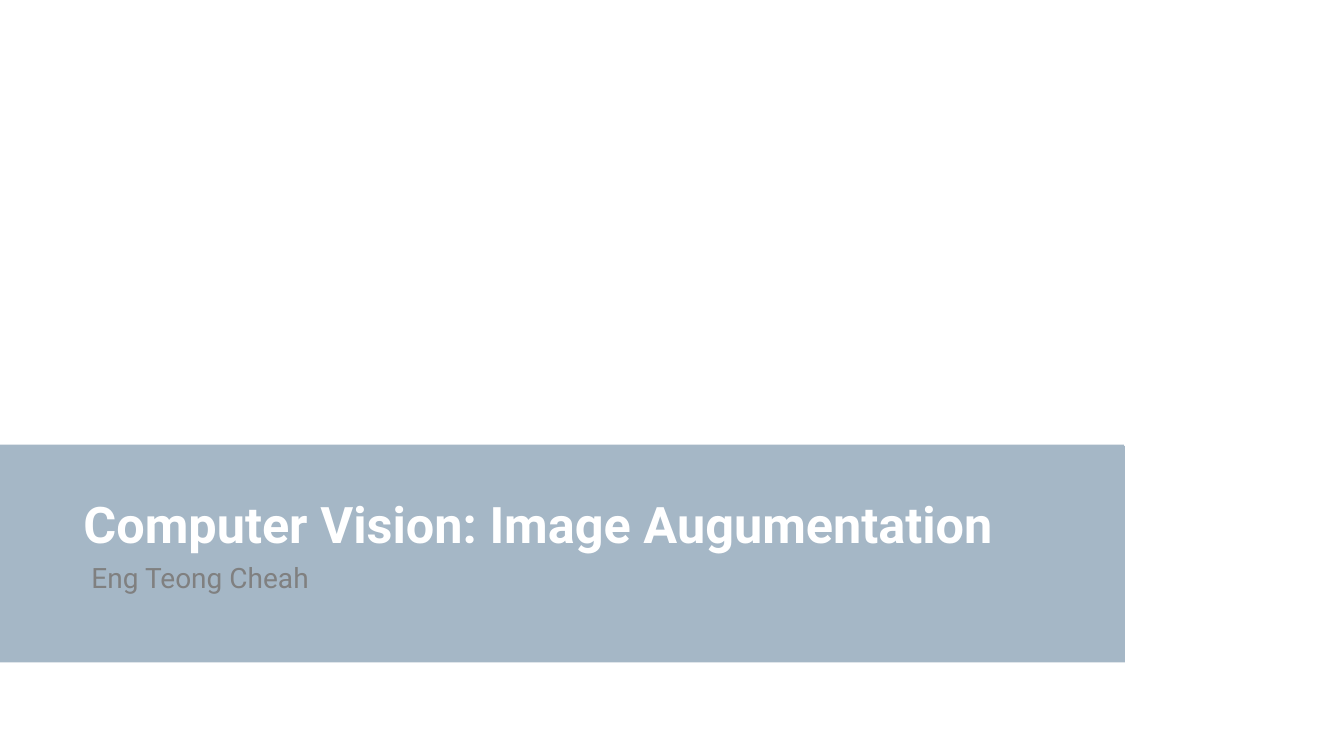
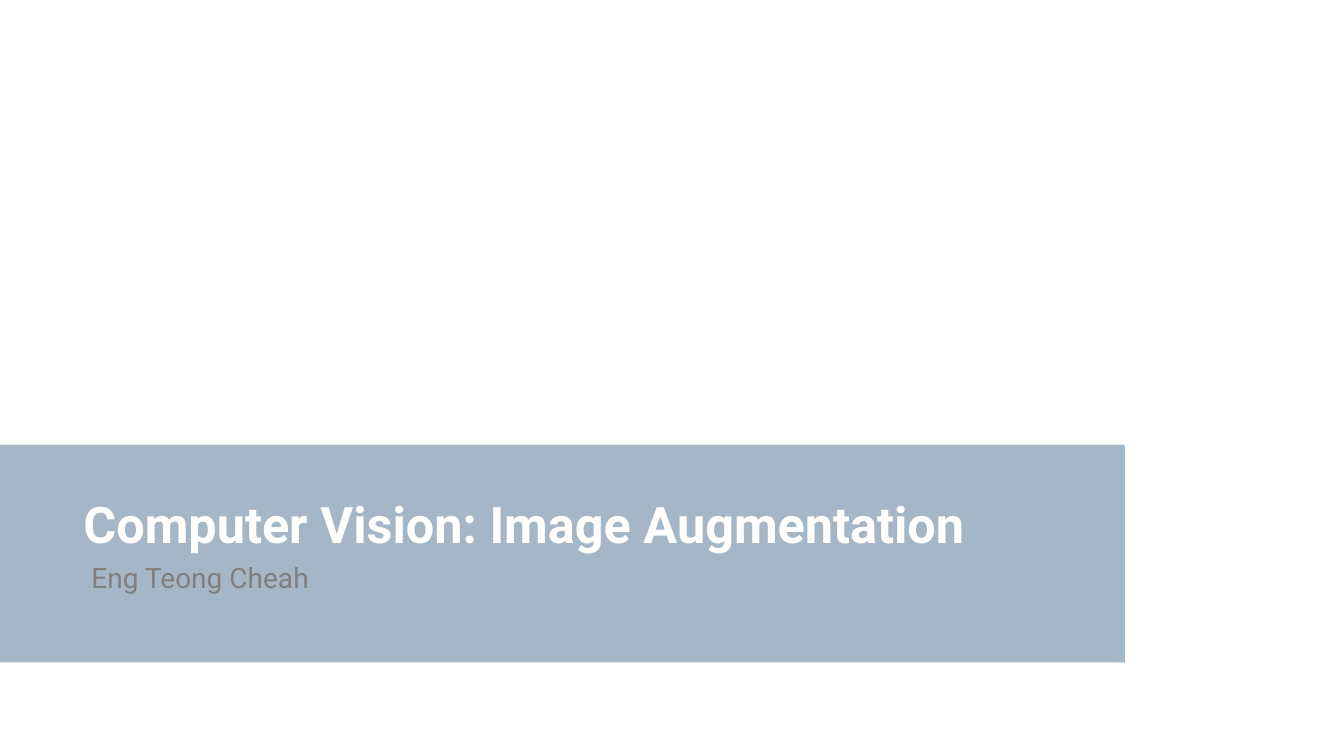
Before and after one commit to ceteongvanness/eventdemo, a slide deck: slide 1 of Dive into Deep Learning/10. Computer Vision Image Augmentation-EN.pptx. Drawn at 1344x756 pixels with LibreOffice and Linux fonts; fonts in the diff are those of the drawing; background and template pictures are left out. Boxes give left, top, right and bottom in pixels: in the first picture for what was removed or moved away, otherwise in the second. Text is boxed around its words. In the diff, an @@ line names an element or a change of style, - is before the commit and + after.

Commit message:
Computer Vision: Image Augmentation

```diff
--- a/Dive into Deep Learning/10. Computer Vision Image Augmentation-EN.pptx
+++ b/Dive into Deep Learning/10. Computer Vision Image Augmentation-EN.pptx
@@ title at <box>83,506,964,554</box>: text changed @@
-Computer Vision: Image Augumentation
+Computer Vision: Image Augmentation
```
